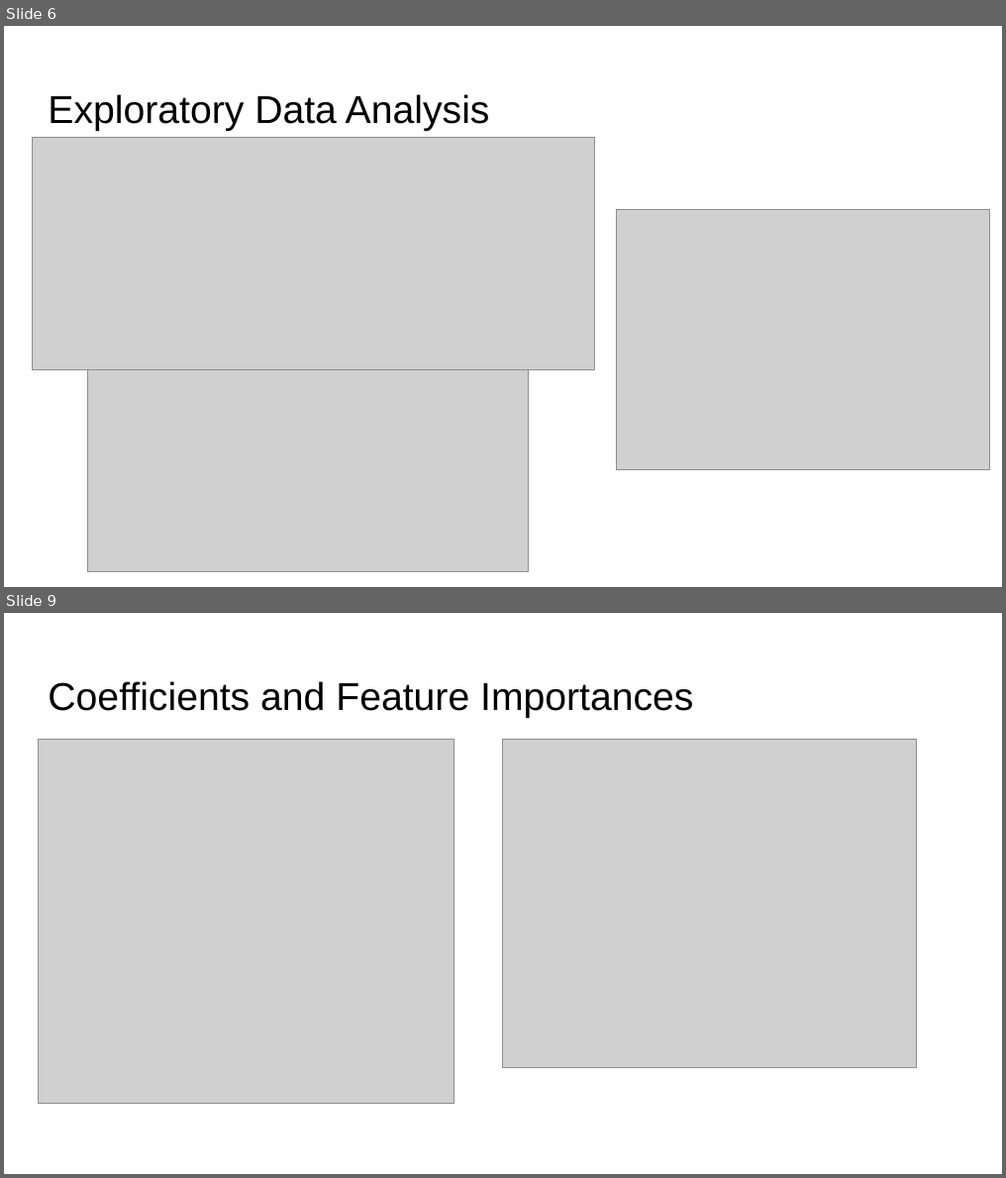
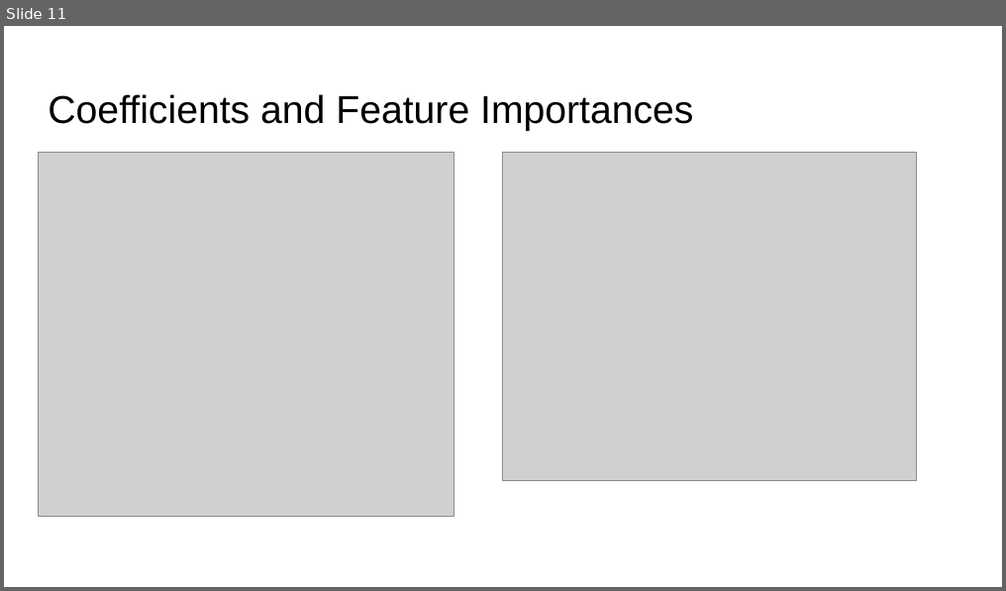
Before and after one commit to gksullan/Springboard_Capstone_1, a slide deck: reports/Predicting Genetic Variants that are Conflicting Classified.pptx. Shown one above the other, each under a label of ours: slides 6 and 9 before the commit, slide 11 after it; the slides between them are not shown. The pictures are 1006x1178 and 1006x591 pixels, drawn with LibreOffice and Linux fonts; fonts in the diff are those of the drawing; grey boxes stand for pictures. Boxes give left, top, right and bottom in pixels: in the first picture for what was removed or moved away, otherwise in the second. Text is boxed around its words. In the diff, an @@ line names an element or a change of style, - is before the commit and + after.

```diff
--- a/reports/Predicting Genetic Variants that are Conflicting Classified.pptx
+++ b/reports/Predicting Genetic Variants that are Conflicting Classified.pptx
@@ slide 6 removed at <box>4,26,1002,587</box>, background #FFFFFF @@
@@ title removed at <box>48,94,490,131</box> @@
-Exploratory Data Analysis
@@ picture removed at <box>32,137,595,371</box> @@
@@ picture removed at <box>616,209,990,471</box> @@
@@ picture removed at <box>88,371,528,571</box> @@
@@ what was slide 9 is now slide 11 @@
```
Also in this commit, not shown: 8 slides changed, 3 slides added.
